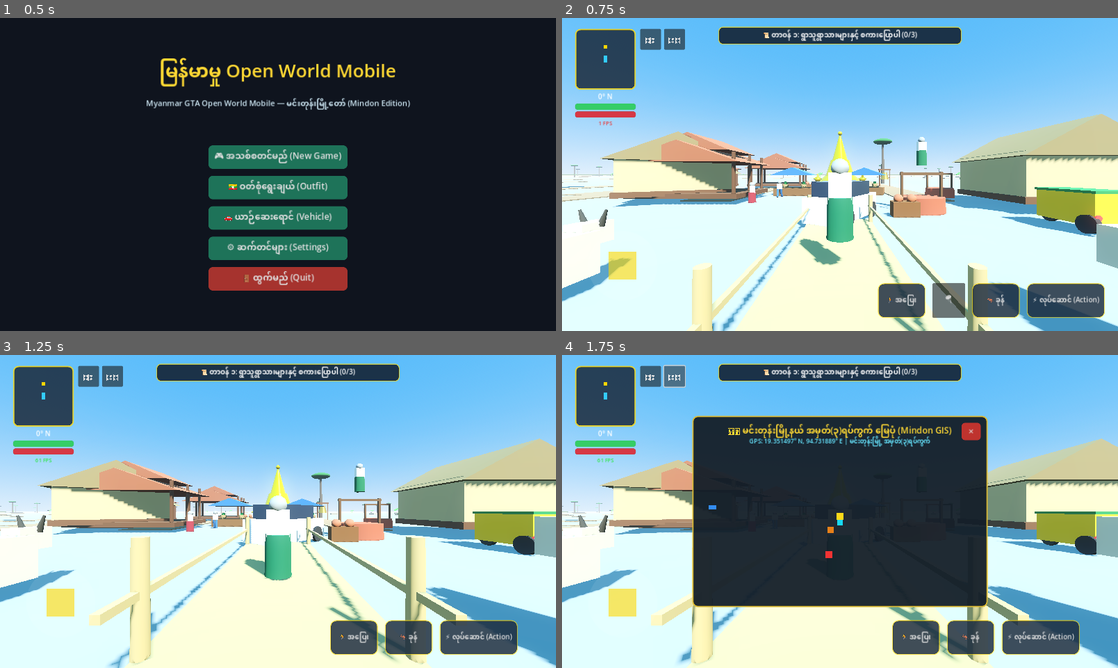
Above: before the commit, frames 1-4 (two rows, left to right).
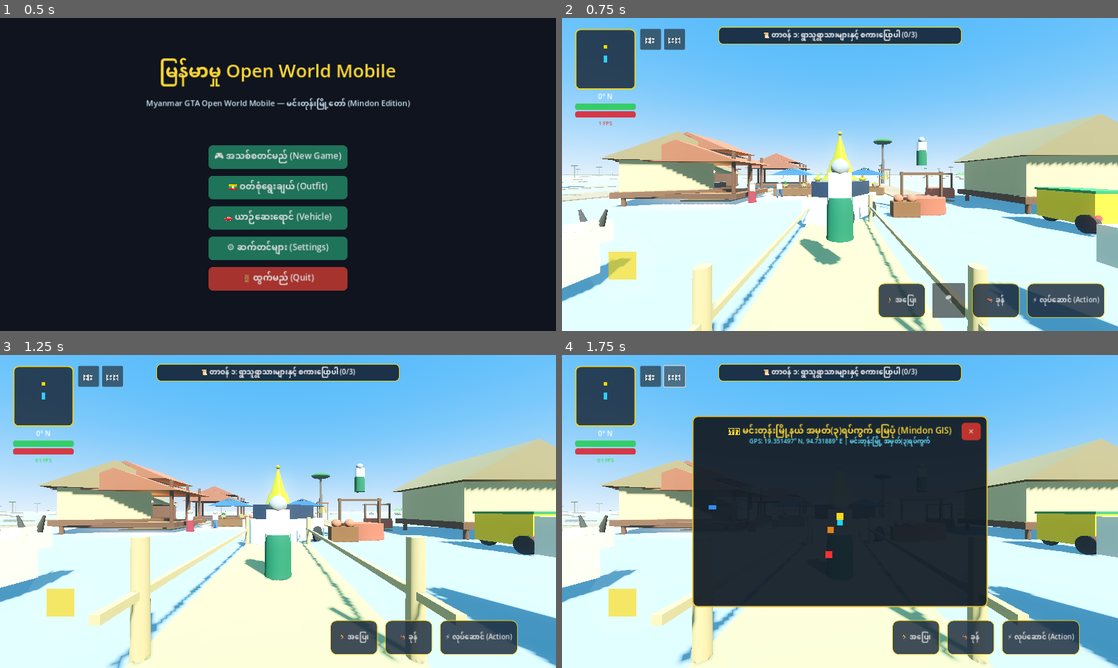
Above: after the commit, the same moments.

Repository: sudohlaingwin/gta-open-world
Game: Godot game, scene res://scenes/main_menu.tscn
Same seed, same stepped clock (60 frames per second), same inputs: the game is played once before the commit and once after it.
Inputs:
- Up to frame 1 (0.5 s): no input
- Up to frame 2 (0.75 s): click "🎮 အသစ်စတင်မည် (New Game)" at 0.5 s
- Up to frame 3 (1.25 s): no input
- Up to frame 4 (1.75 s): click "🗺️" at 1.25 s

Frame 1 is identical in both runs. In frame 2, 1.8% of the frame differs, in the area x 9-100%, y 42-63%; in frame 3, 1.9%, in the area x 9-100%, y 38-60%; in frame 4, 1.0%.
Error in both runs: Trying to assign value of type 'ColorRect' to a variable of type 'Panel'. (res://scripts/virtual_joystick.gd:12)

Commit message:
Slice 75: Mindon Ward 3 townscape detailing (teashop atmosphere, market stall lighting, elevated teak houses, hospital compound)

Diff:
--- a/scenes/market_stall.tscn
+++ b/scenes/market_stall.tscn
@@ -31,6 +31,23 @@
 [sub_resource type="StandardMaterial3D" id="StandardMaterial3D_watermelon"]
 albedo_color = Color(0.12, 0.45, 0.18, 1)
 
+[sub_resource type="SphereMesh" id="SphereMesh_mango"]
+radius = 0.12
+height = 0.22
+
+[sub_resource type="StandardMaterial3D" id="StandardMaterial3D_mango"]
+albedo_color = Color(0.95, 0.72, 0.12, 1)
+
+[sub_resource type="SphereMesh" id="SphereMesh_lamp"]
+radius = 0.14
+height = 0.2
+
+[sub_resource type="StandardMaterial3D" id="StandardMaterial3D_lamp"]
+albedo_color = Color(1.0, 0.90, 0.5, 1)
+emission_enabled = true
+emission = Color(1.0, 0.82, 0.4, 1)
+emission_energy_multiplier = 2.0
+
 [node name="MarketStall" type="StaticBody3D"]
 
 [node name="CollisionShape3D" type="CollisionShape3D" parent="."]
@@ -49,6 +66,17 @@
 mesh = SubResource("PrismMesh_canopy")
 surface_material_override/0 = SubResource("StandardMaterial3D_canopy")
 
+[node name="StallLantern" type="MeshInstance3D" parent="VisualMesh"]
+transform = Transform3D(1, 0, 0, 0, 1, 0, 0, 0, 1, 0, 2.2, 0)
+mesh = SubResource("SphereMesh_lamp")
+surface_material_override/0 = SubResource("StandardMaterial3D_lamp")
+
+[node name="StallLight" type="OmniLight3D" parent="VisualMesh"]
+transform = Transform3D(1, 0, 0, 0, 1, 0, 0, 0, 1, 0, 2.1, 0)
+light_color = Color(1.0, 0.85, 0.5, 1)
+light_energy = 1.6
+omni_range = 6.0
+
 [node name="BasketL" type="MeshInstance3D" parent="VisualMesh"]
 transform = Transform3D(1, 0, 0, 0, 1, 0, 0, 0, 1, -1.0, 1.0, 0)
 mesh = SubResource("CylinderMesh_basket")
@@ -64,7 +92,14 @@
 mesh = SubResource("CylinderMesh_basket")
 surface_material_override/0 = SubResource("StandardMaterial3D_bamboo_basket")
 
-[node name="WatermelonR" type="MeshInstance3D" parent="VisualMesh"]
-transform = Transform3D(1, 0, 0, 0, 1, 0, 0, 0, 1, 1.0, 1.3, 0)
-mesh = SubResource("SphereMesh_fruit")
-surface_material_override/0 = SubResource("StandardMaterial3D_watermelon")
+[node name="MangoR" type="MeshInstance3D" parent="VisualMesh"]
+transform = Transform3D(1, 0, 0, 0, 1, 0, 0, 0, 1, 1.0, 1.25, 0)
+mesh = SubResource("SphereMesh_mango")
+surface_material_override/0 = SubResource("StandardMaterial3D_mango")
+
+[node name="StallSign" type="Label3D" parent="."]
+transform = Transform3D(1, 0, 0, 0, 1, 0, 0, 0, 1, 0, 2.8, 1.5)
+text = "သစ်သီးနှင့် ကုန်စုံဆိုင်"
+font_size = 24
+outline_size = 8
+modulate = Color(1, 0.9, 0.3, 1)
--- a/scenes/myanmar_house.tscn
+++ b/scenes/myanmar_house.tscn
@@ -11,7 +11,7 @@
 roughness = 0.85
 
 [sub_resource type="BoxMesh" id="BoxMesh_walls"]
-size = Vector3(7.2, 2.8, 6.2)
+size = Vector3(5.6, 2.8, 5.8)
 
 [sub_resource type="StandardMaterial3D" id="StandardMaterial3D_bamboo"]
 albedo_color = Color(0.72, 0.62, 0.42, 1)
@@ -23,6 +23,27 @@
 
 [sub_resource type="StandardMaterial3D" id="StandardMaterial3D_thatch"]
 albedo_color = Color(0.48, 0.40, 0.25, 1)
+
+[sub_resource type="CylinderMesh" id="CylinderMesh_stilt"]
+top_radius = 0.12
+bottom_radius = 0.14
+height = 0.8
+
+[sub_resource type="BoxMesh" id="BoxMesh_verandah"]
+size = Vector3(1.8, 0.3, 3.5)
+
+[sub_resource type="BoxMesh" id="BoxMesh_ladder"]
+size = Vector3(0.9, 0.1, 1.2)
+
+[sub_resource type="SphereMesh" id="SphereMesh_lamp"]
+radius = 0.15
+height = 0.22
+
+[sub_resource type="StandardMaterial3D" id="StandardMaterial3D_lamp"]
+albedo_color = Color(1.0, 0.88, 0.5, 1)
+emission_enabled = true
+emission = Color(1.0, 0.82, 0.4, 1)
+emission_energy_multiplier = 2.0
 
 [node name="MyanmarHouse" type="StaticBody3D"]
 
@@ -38,11 +59,52 @@
 surface_material_override/0 = SubResource("StandardMaterial3D_teak")
 
 [node name="Walls" type="MeshInstance3D" parent="VisualMesh"]
-transform = Transform3D(1, 0, 0, 0, 1, 0, 0, 0, 1, 0, 2.2, 0)
+transform = Transform3D(1, 0, 0, 0, 1, 0, 0, 0, 1, -0.6, 2.2, 0)
 mesh = SubResource("BoxMesh_walls")
 surface_material_override/0 = SubResource("StandardMaterial3D_bamboo")
+
+[node name="VerandahPorch" type="MeshInstance3D" parent="VisualMesh"]
+transform = Transform3D(1, 0, 0, 0, 1, 0, 0, 0, 1, 2.6, 0.85, 0)
+mesh = SubResource("BoxMesh_verandah")
+surface_material_override/0 = SubResource("StandardMaterial3D_teak")
+
+[node name="LadderStairs" type="MeshInstance3D" parent="VisualMesh"]
+transform = Transform3D(0.866, -0.5, 0, 0.5, 0.866, 0, 0, 0, 1, 3.8, 0.4, 0)
+mesh = SubResource("BoxMesh_ladder")
+surface_material_override/0 = SubResource("StandardMaterial3D_teak")
+
+[node name="StiltFL" type="MeshInstance3D" parent="VisualMesh"]
+transform = Transform3D(1, 0, 0, 0, 1, 0, 0, 0, 1, -3.2, 0.4, 2.8)
+mesh = SubResource("CylinderMesh_stilt")
+surface_material_override/0 = SubResource("StandardMaterial3D_teak")
+
+[node name="StiltFR" type="MeshInstance3D" parent="VisualMesh"]
+transform = Transform3D(1, 0, 0, 0, 1, 0, 0, 0, 1, 3.2, 0.4, 2.8)
+mesh = SubResource("CylinderMesh_stilt")
+surface_material_override/0 = SubResource("StandardMaterial3D_teak")
+
+[node name="StiltBL" type="MeshInstance3D" parent="VisualMesh"]
+transform = Transform3D(1, 0, 0, 0, 1, 0, 0, 0, 1, -3.2, 0.4, -2.8)
+mesh = SubResource("CylinderMesh_stilt")
+surface_material_override/0 = SubResource("StandardMaterial3D_teak")
+
+[node name="StiltBR" type="MeshInstance3D" parent="VisualMesh"]
+transform = Transform3D(1, 0, 0, 0, 1, 0, 0, 0, 1, 3.2, 0.4, -2.8)
+mesh = SubResource("CylinderMesh_stilt")
+surface_material_override/0 = SubResource("StandardMaterial3D_teak")
 
 [node name="Roof" type="MeshInstance3D" parent="VisualMesh"]
 transform = Transform3D(1, 0, 0, 0, 1, 0, 0, 0, 1, 0, 4.4, 0)
 mesh = SubResource("PrismMesh_roof")
 surface_material_override/0 = SubResource("StandardMaterial3D_thatch")
+
+[node name="PorchLamp" type="MeshInstance3D" parent="VisualMesh"]
+transform = Transform3D(1, 0, 0, 0, 1, 0, 0, 0, 1, 2.2, 2.5, 1.2)
+mesh = SubResource("SphereMesh_lamp")
+surface_material_override/0 = SubResource("StandardMaterial3D_lamp")
+
+[node name="PorchLight" type="OmniLight3D" parent="VisualMesh"]
+transform = Transform3D(1, 0, 0, 0, 1, 0, 0, 0, 1, 2.2, 2.4, 1.2)
+light_color = Color(1.0, 0.88, 0.55, 1)
+light_energy = 1.8
+omni_range = 8.0
--- a/scenes/myanmar_teashop.tscn
+++ b/scenes/myanmar_teashop.tscn
@@ -65,6 +65,33 @@
 [sub_resource type="StandardMaterial3D" id="StandardMaterial3D_stool_blue"]
 albedo_color = Color(0.15, 0.45, 0.85, 1)
 
+[sub_resource type="StandardMaterial3D" id="StandardMaterial3D_stool_red"]
+albedo_color = Color(0.82, 0.18, 0.14, 1)
+
+[sub_resource type="CylinderMesh" id="CylinderMesh_plate"]
+top_radius = 0.24
+bottom_radius = 0.22
+height = 0.04
+
+[sub_resource type="StandardMaterial3D" id="StandardMaterial3D_plate"]
+albedo_color = Color(0.92, 0.92, 0.90, 1)
+
+[sub_resource type="BoxMesh" id="BoxMesh_eclair"]
+size = Vector3(0.08, 0.06, 0.28)
+
+[sub_resource type="StandardMaterial3D" id="StandardMaterial3D_snack"]
+albedo_color = Color(0.78, 0.52, 0.22, 1)
+
+[sub_resource type="SphereMesh" id="SphereMesh_lamp"]
+radius = 0.18
+height = 0.24
+
+[sub_resource type="StandardMaterial3D" id="StandardMaterial3D_lamp"]
+albedo_color = Color(1.0, 0.92, 0.65, 1)
+emission_enabled = true
+emission = Color(1.0, 0.88, 0.50, 1)
+emission_energy_multiplier = 2.0
+
 [node name="MyanmarTeaShop" type="StaticBody3D"]
 
 [node name="FloorCollision" type="CollisionShape3D" parent="."]
@@ -99,6 +126,17 @@
 mesh = SubResource("PrismMesh_roof")
 surface_material_override/0 = SubResource("StandardMaterial3D_roof_thatch")
 
+[node name="TeashopLamp" type="MeshInstance3D" parent="VisualMesh"]
+transform = Transform3D(1, 0, 0, 0, 1, 0, 0, 0, 1, 0, 2.7, 0)
+mesh = SubResource("SphereMesh_lamp")
+surface_material_override/0 = SubResource("StandardMaterial3D_lamp")
+
+[node name="TeashopLight" type="OmniLight3D" parent="VisualMesh"]
+transform = Transform3D(1, 0, 0, 0, 1, 0, 0, 0, 1, 0, 2.6, 0)
+light_color = Color(1.0, 0.88, 0.55, 1)
+light_energy = 2.2
+omni_range = 8.0
+
 [node name="Table1" type="MeshInstance3D" parent="VisualMesh"]
 transform = Transform3D(1, 0, 0, 0, 1, 0, 0, 0, 1, -1.8, 0.45, 0)
 mesh = SubResource("CylinderMesh_table")
@@ -114,6 +152,16 @@
 mesh = SubResource("SphereMesh_pot")
 surface_material_override/0 = SubResource("StandardMaterial3D_teapot")
 
+[node name="Plate1" type="MeshInstance3D" parent="VisualMesh"]
+transform = Transform3D(1, 0, 0, 0, 1, 0, 0, 0, 1, -1.5, 0.72, 0.0)
+mesh = SubResource("CylinderMesh_plate")
+surface_material_override/0 = SubResource("StandardMaterial3D_plate")
+
+[node name="Snack1" type="MeshInstance3D" parent="VisualMesh"]
+transform = Transform3D(1, 0, 0, 0, 1, 0, 0, 0, 1, -1.5, 0.76, 0.0)
+mesh = SubResource("BoxMesh_eclair")
+surface_material_override/0 = SubResource("StandardMaterial3D_snack")
+
 [node name="Table2" type="MeshInstance3D" parent="VisualMesh"]
 transform = Transform3D(1, 0, 0, 0, 1, 0, 0, 0, 1, 1.8, 0.45, 0)
 mesh = SubResource("CylinderMesh_table")
@@ -133,6 +181,16 @@
 transform = Transform3D(1, 0, 0, 0, 1, 0, 0, 0, 1, -1.2, 0.3, 0)
 mesh = SubResource("BoxMesh_stool")
 surface_material_override/0 = SubResource("StandardMaterial3D_stool_blue")
+
+[node name="Stool2A" type="MeshInstance3D" parent="VisualMesh"]
+transform = Transform3D(1, 0, 0, 0, 1, 0, 0, 0, 1, 1.2, 0.3, 0)
+mesh = SubResource("BoxMesh_stool")
+surface_material_override/0 = SubResource("StandardMaterial3D_stool_red")
+
+[node name="Stool2B" type="MeshInstance3D" parent="VisualMesh"]
+transform = Transform3D(1, 0, 0, 0, 1, 0, 0, 0, 1, 2.4, 0.3, 0)
+mesh = SubResource("BoxMesh_stool")
+surface_material_override/0 = SubResource("StandardMaterial3D_stool_red")
 
 [node name="Signboard" type="Label3D" parent="."]
 transform = Transform3D(1, 0, 0, 0, 1, 0, 0, 0, 1, 0, 2.5, 2.8)
@@ -140,3 +198,10 @@
 font_size = 28
 outline_size = 8
 modulate = Color(1, 0.85, 0.2, 1)
+
+[node name="MenuBoard" type="Label3D" parent="."]
+transform = Transform3D(1, 0, 0, 0, 1, 0, 0, 0, 1, 0, 1.8, -2.6)
+text = "• လက်ဖက်ရည် (ချိုကျ/ပုံမှန်)\n• အီကြာကွေး နှင့် ဆမူဆာ\n• ကော်ဖီ / နို့မလိုင်"
+font_size = 20
+outline_size = 6
+modulate = Color(0.95, 0.95, 0.85, 1)
--- a/scripts/mindon_map_builder.gd
+++ b/scripts/mindon_map_builder.gd
@@ -110,6 +110,12 @@
 	hospital_roof_mat.albedo_color = Color(0.22, 0.42, 0.65, 1.0)
 	hospital_roof_mat.roughness = 0.4
 
+	var cross_mat = StandardMaterial3D.new()
+	cross_mat.albedo_color = Color(0.9, 0.1, 0.1, 1.0)
+	cross_mat.emission_enabled = true
+	cross_mat.emission = Color(0.9, 0.1, 0.1, 1.0)
+	cross_mat.emission_energy_multiplier = 1.5
+
 	for b in buildings:
 		var pts = b.get("pts", [])
 		if pts.is_empty():
@@ -125,9 +131,16 @@
 
 		var b_type = str(b.get("type", "house"))
 		if b_type == "hospital":
-			# Mindon Township General Hospital compound buildings
-			var hosp = Node3D.new()
+			# Mindon Township General Hospital (မင်းတုန်းမြို့နယ် ပြည်သူ့ဆေးရုံ) compound buildings
+			var hosp = StaticBody3D.new()
 			hosp.name = "MindonHospitalBuilding"
+
+			var col = CollisionShape3D.new()
+			var col_box = BoxShape3D.new()
+			col_box.size = Vector3(13.0, 5.0, 11.0)
+			col.shape = col_box
+			col.position = Vector3(0.0, 2.5, 0.0)
+			hosp.add_child(col)
 
 			var body_mesh = MeshInstance3D.new()
 			var box = BoxMesh.new()
@@ -145,6 +158,31 @@
 			roof_mesh.set_surface_override_material(0, hospital_roof_mat)
 			hosp.add_child(roof_mesh)
 
+			# Red Cross symbol on main hospital entrance
+			var cross_v = MeshInstance3D.new()
+			var cv_mesh = BoxMesh.new()
+			cv_mesh.size = Vector3(0.3, 1.2, 0.08)
+			cross_v.mesh = cv_mesh
+			cross_v.position = Vector3(0.0, 2.8, 5.05)
+			cross_v.set_surface_override_material(0, cross_mat)
+			hosp.add_child(cross_v)
+
+			var cross_h = MeshInstance3D.new()
+			var ch_mesh = BoxMesh.new()
+			ch_mesh.size = Vector3(1.0, 0.35, 0.08)
+			cross_h.mesh = ch_mesh
+			cross_h.position = Vector3(0.0, 2.8, 5.05)
+			cross_h.set_surface_override_material(0, cross_mat)
+			hosp.add_child(cross_h)
+
+			var sign = Label3D.new()
+			sign.text = "မင်းတုန်းမြို့နယ် ပြည်သူ့ဆေးရုံ"
+			sign.font_size = 22
+			sign.outline_size = 6
+			sign.modulate = Color(0.15, 0.45, 0.85, 1.0)
+			sign.position = Vector3(0.0, 3.8, 5.1)
+			hosp.add_child(sign)
+
 			hosp.global_position = Vector3(cx, 0.0, cz)
 			building_holder.add_child(hosp)
 		else:
Not shown: 1 places in scenes/market_stall.tscn that only renumber resources
Not shown: 1 places in scenes/myanmar_house.tscn that only renumber resources
Not shown: 1 places in scenes/myanmar_teashop.tscn that only renumber resources
Not shown, changed: COLLAB.md
